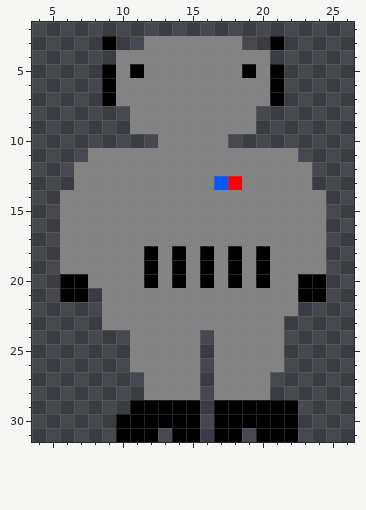
Pixel-art sprite: assets/robot.png. Above, as it was before the edit.
The file is 32x32 pixels. Shown: x 4..26, y 2..31.
The result:
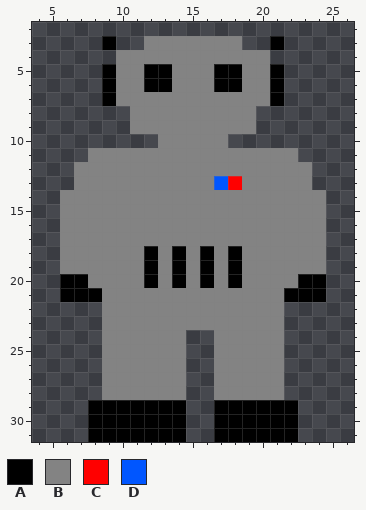
Palette (. is transparent): A #000000  B #838383  C #ff0000  D #0056ff
Changes in this commit:
y 5: x 11..13 ABB -> BAA; x 17..19 BBA -> AAB
y 6: x 12..13 BB -> AA; x 17..18 BB -> AA
y 18..20: x 20 A -> B
y 21: x 8 . -> A; x 22 B -> A
y 22: x 22 B -> .
y 24..26: x 9..10 .. -> BB; x 15 B -> .
y 27..28: x 9..11 ... -> BBB; x 15 B -> .; x 21 . -> B
y 29: x 8..10 ... -> AAA; x 15 A -> .
y 30: x 8..9 .. -> AA; x 15 A -> .
y 31: x 8..9 .. -> AA; x 13 . -> A; x 15 A -> .; x 19 . -> A
Pixel boxes of the changes (left, top, right, bottom) in both pictures:
changed: (130, 64, 256, 92)
changed: (256, 246, 298, 316)
changed: (88, 288, 200, 442)
added: (242, 372, 284, 442)
